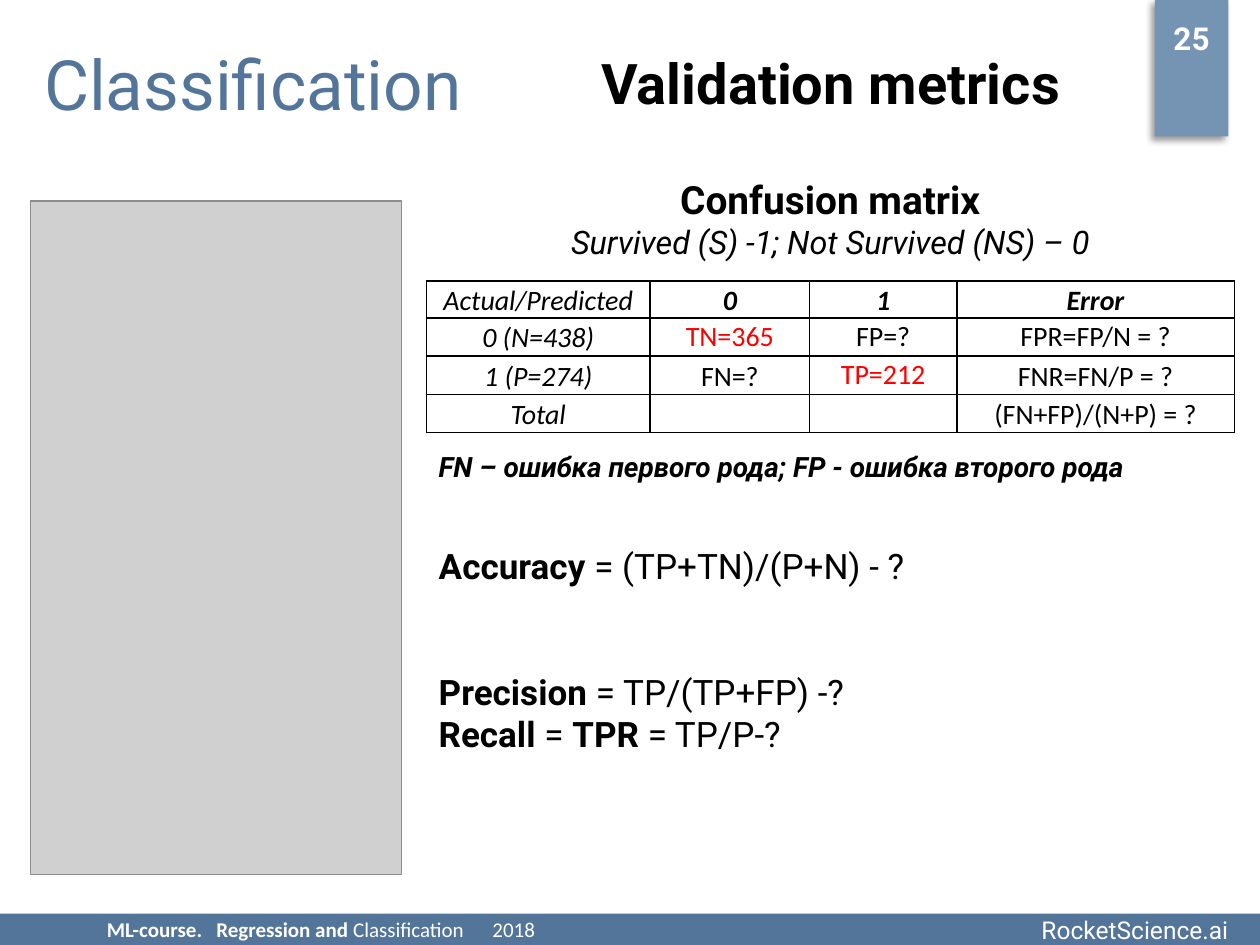
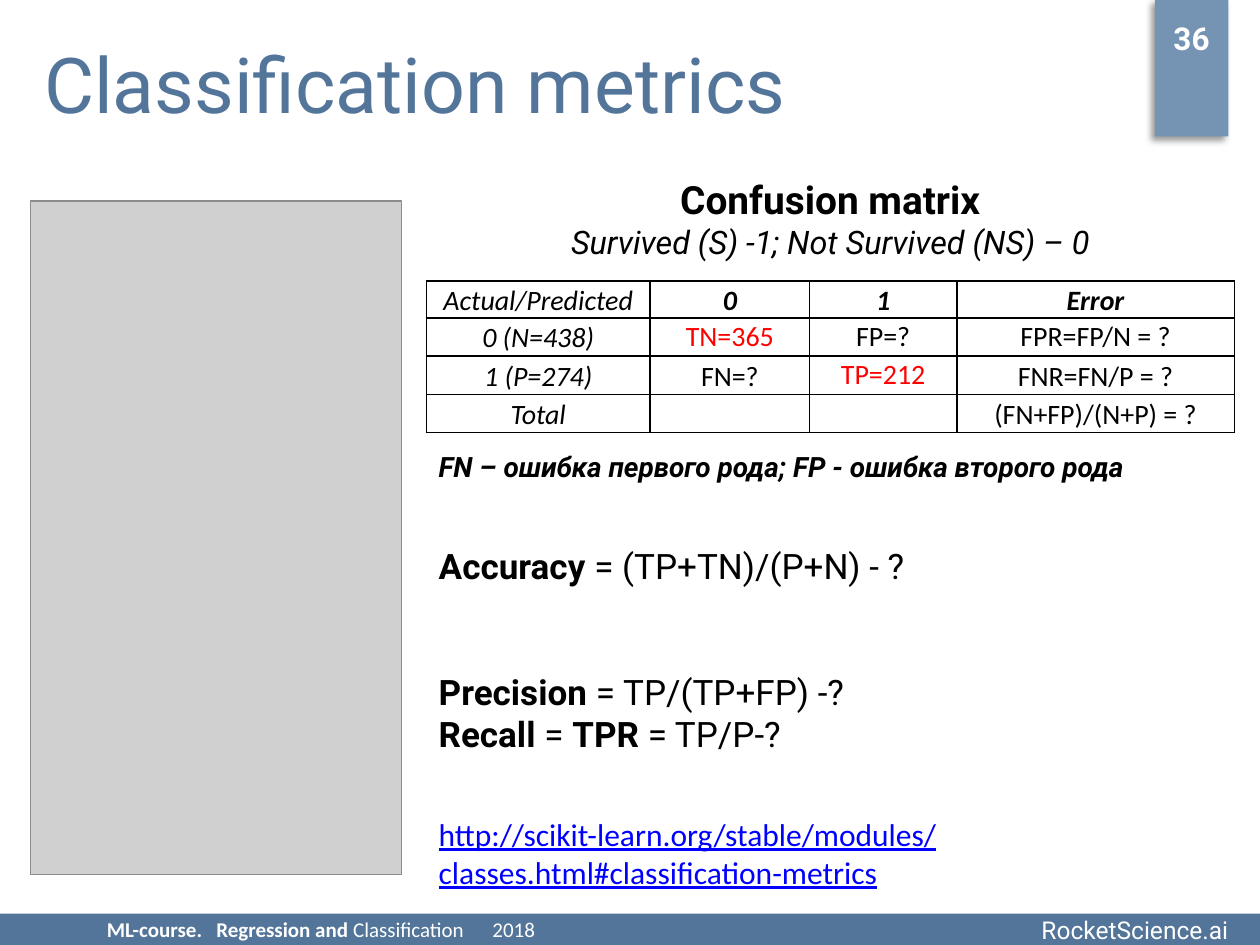
Before and after one commit to rjaffk/tensorby, a slide deck: slide 36 of lecture_2/presentation/lecture_2.pptx (slide 25 before the commit). Drawn at 1260x945 pixels with LibreOffice and Linux fonts; fonts in the diff are those of the drawing; grey boxes stand for pictures; background and template pictures are left out. Boxes give left, top, right and bottom in pixels: in the first picture for what was removed or moved away, otherwise in the second. Text is boxed around its words. In the diff, an @@ line names an element or a change of style, - is before the commit and + after.

```diff
--- a/lecture_2/presentation/lecture_2.pptx
+++ b/lecture_2/presentation/lecture_2.pptx
@@ text at (1173,27,1209,50): text changed @@
-25
+36
@@ text at (44,54,785,114): text changed; size 39.6 to 44 pt @@
-Classification
+Classification metrics
@@ text removed at (602,62,1060,105) @@
-Validation metrics
@@ text added at (439,824,936,889), 18 pt, text #0000FF, underline @@
+http://scikit-learn.org/stable/modules/classes.html#classification-metrics
```
Also in this commit, not shown: 10 other slides changed, 9 slides added, 6 other files.
